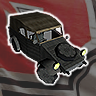
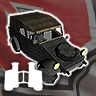
The second 96 x 96 image is a revision of the first. Changes to its layers:
added layer "Layer 5" above "10ccm SK18" over (1, 58, 47, 94)
